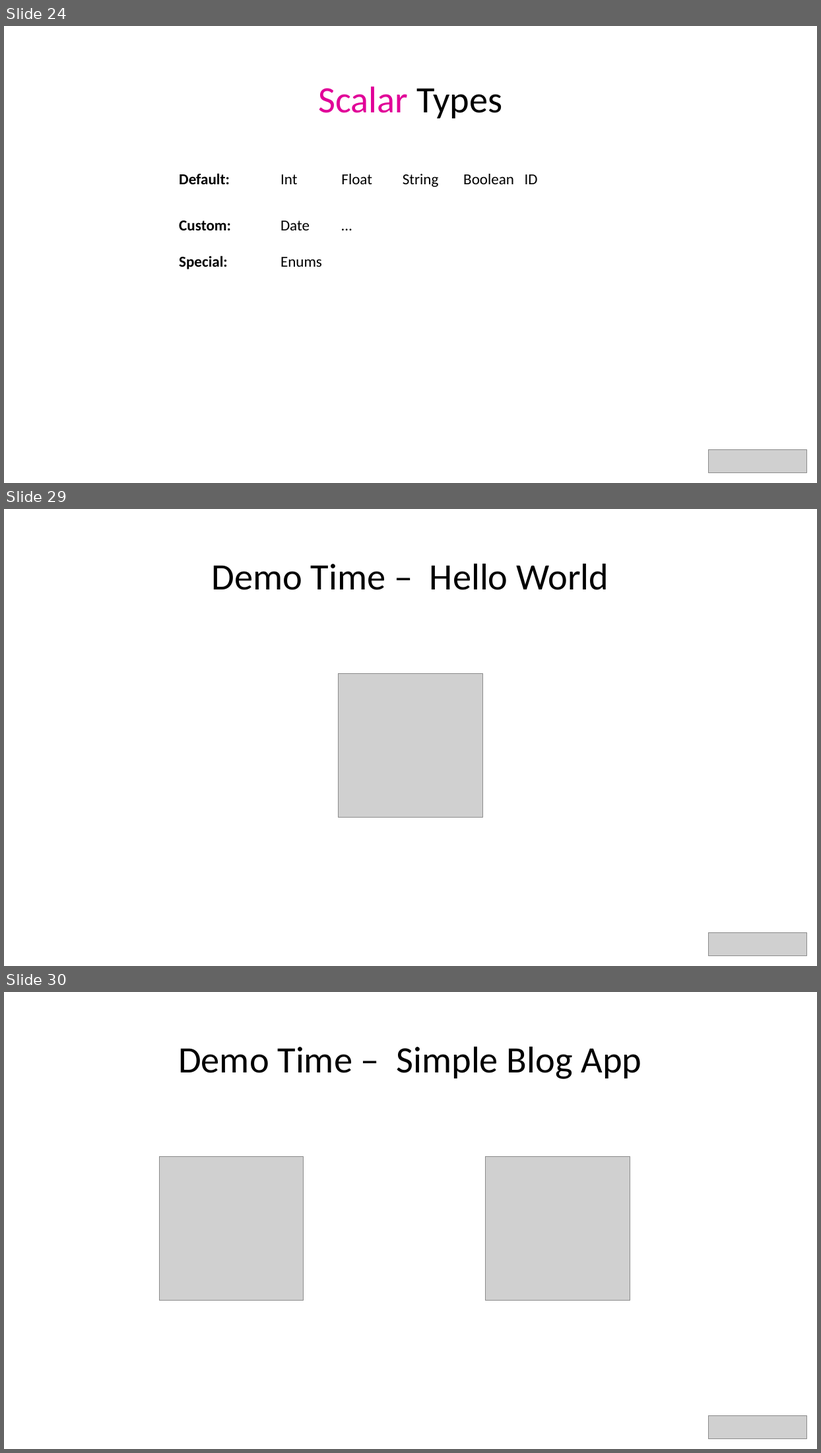
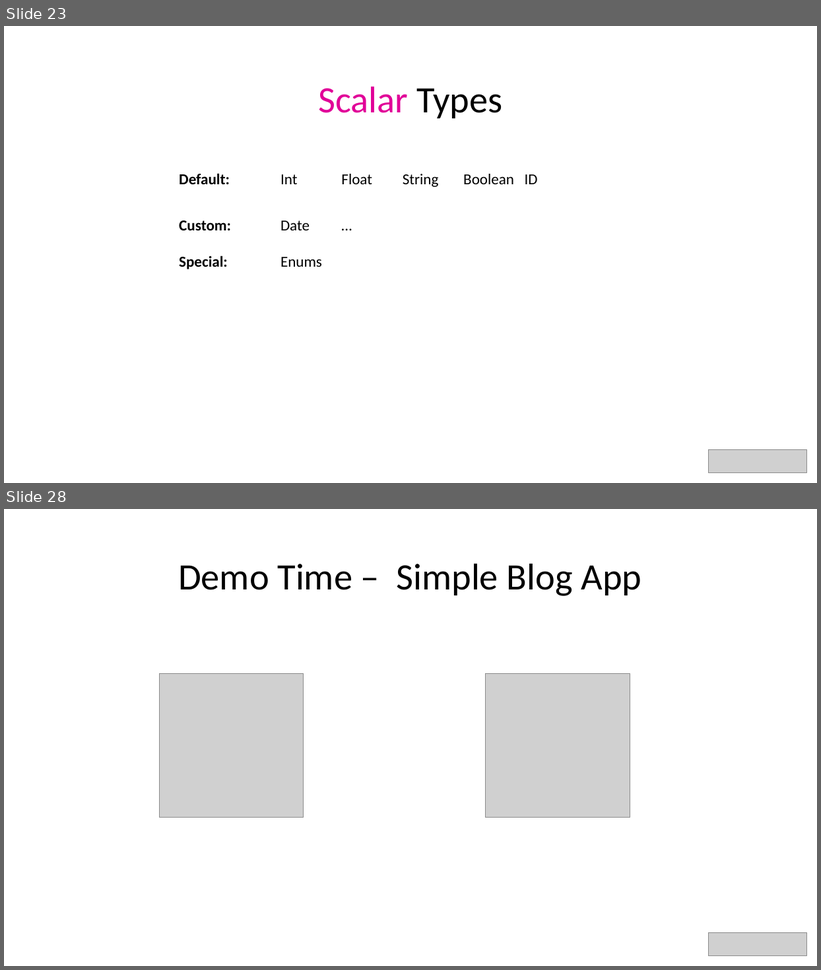
Before and after one commit to bytePassion/GraphQL-Talk, a slide deck: slides/GraphqlSlides.pptx. Shown one above the other, each under a label of ours: slides 24, 29 and 30 before the commit, slides 23 and 28 after it; the slides between them are not shown. The pictures are 821x1453 and 821x970 pixels, drawn with LibreOffice and Linux fonts; fonts in the diff are those of the drawing; grey boxes stand for pictures. Boxes give left, top, right and bottom in pixels: in the first picture for what was removed or moved away, otherwise in the second. Text is boxed around its words. In the diff, an @@ line names an element or a change of style, - is before the commit and + after.

```diff
--- a/slides/GraphqlSlides.pptx
+++ b/slides/GraphqlSlides.pptx
@@ slide 29 removed at [4,509,817,966], background #FFFFFF @@
@@ title removed at [212,563,609,590] @@
-Demo Time – Hello World
@@ picture removed at [339,674,483,818] @@
@@ picture removed at [708,933,807,956] @@
@@ what was slide 24 is now slide 23 @@
@@ what was slide 30 is now slide 28 @@
```
Also in this commit, not shown: 9 slides changed, 6 other slides removed.
